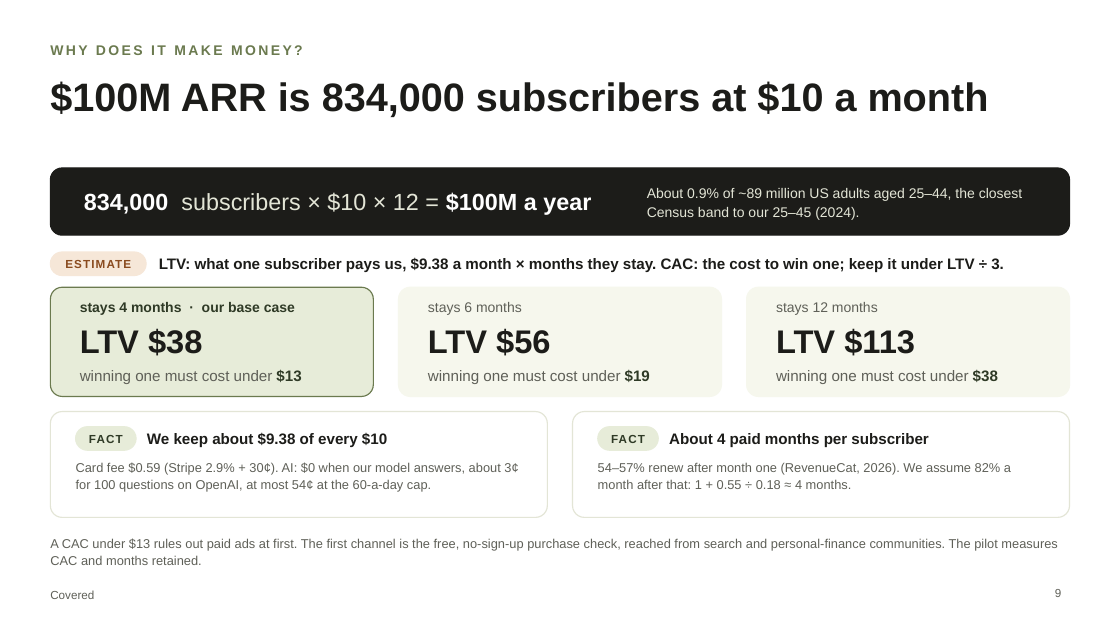
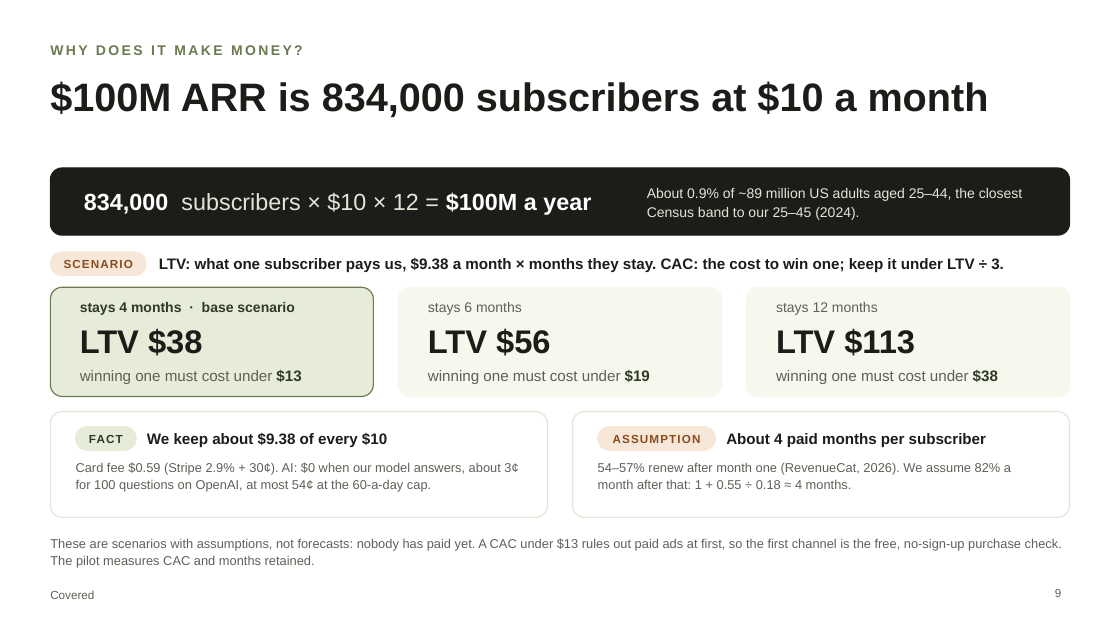
Before and after one commit to chinusoid/FractureTeam, a slide deck: slide 9 of pitch/covered-pitch.pptx. Drawn at 1120x630 pixels with LibreOffice and Linux fonts; fonts in the diff are those of the drawing. Boxes give left, top, right and bottom in pixels: in the first picture for what was removed or moved away, otherwise in the second. Text is boxed around its words. In the diff, an @@ line names an element or a change of style, - is before the commit and + after.

```diff
--- a/pitch/covered-pitch.pptx
+++ b/pitch/covered-pitch.pptx
@@ text at (64,260,133,268): text changed @@
-ESTIMATE
+SCENARIO
@@ text at (80,302,294,315): text changed @@
-stays 4 months · our base case
+stays 4 months · base scenario
@@ rounded rectangle: place and size @@
-rounded rectangle at (598,427,659,450)
+rounded rectangle at (598,427,716,450)
@@ rounded rectangle at (598,427,716,450): fill #E7ECD9 to #F6E7D8; outline #E7ECD9 1 pt to #F6E7D8 1 pt @@
@@ text at (613,435,701,443): text changed; text colour #2F3A26 to #8A4B1F @@
-FACT
+ASSUMPTION
@@ text "About 4 paid months per ...": place and size @@
-text "About 4 paid months per ..." at (669,433,928,447)
+text "About 4 paid months per ..." at (726,433,986,447)
@@ text at (50,538,1062,568): text changed @@
-A CAC under $13 rules out paid ads at first. The first channel is the free, no-sign-up purchase check, reached from search and personal-finance communities. The pilot measures CAC and months retained.
+These are scenarios with assumptions, not forecasts: nobody has paid yet. A CAC under $13 rules out paid ads at first, so the first channel is the free, no-sign-up purchase check. The pilot measures CAC and months retained.
```
Also in this commit, not shown: 2 other slides changed, 1 other file.
